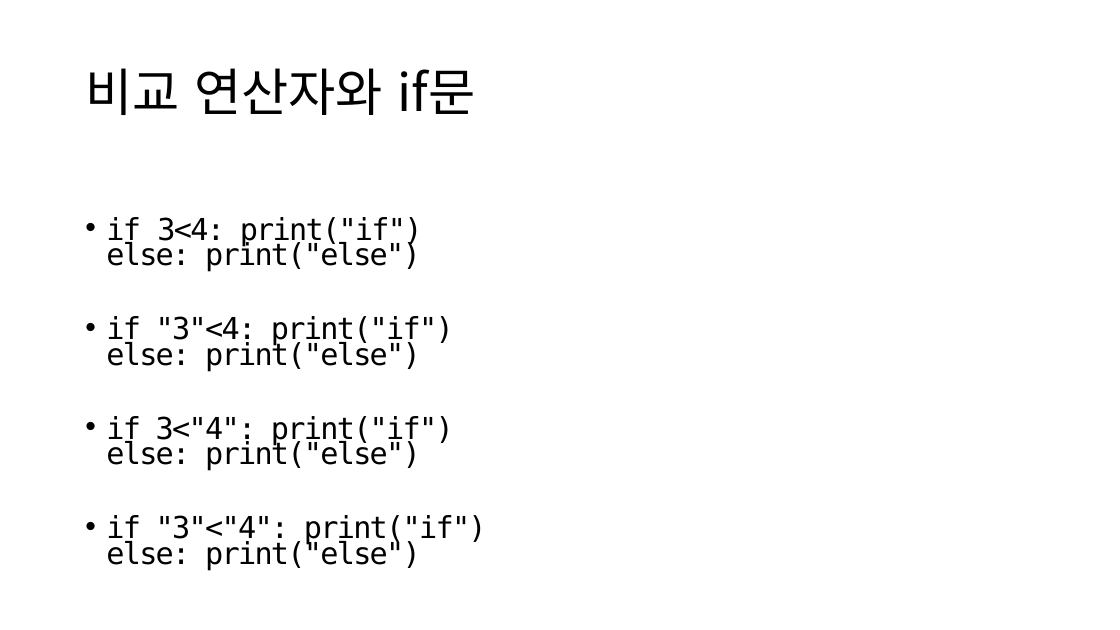
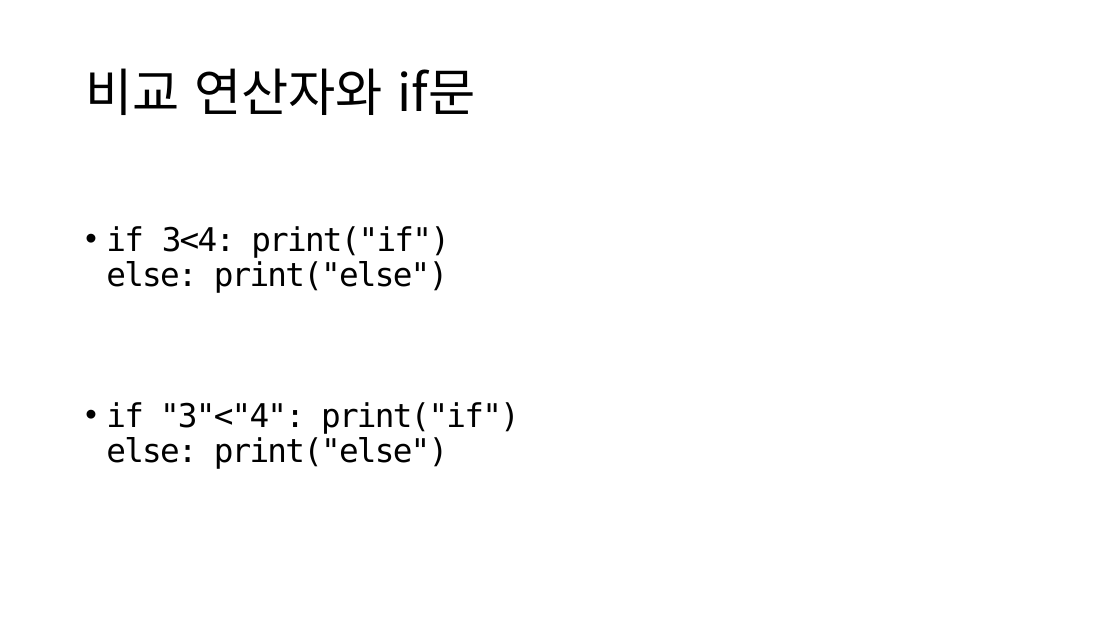
Before and after one commit to ksublee/SPuP, a slide deck: slide 9 of ppt/Python_3_조건문.pptx. Drawn at 1120x630 pixels with LibreOffice and Linux fonts; fonts in the diff are those of the drawing. Boxes give left, top, right and bottom in pixels: in the first picture for what was removed or moved away, otherwise in the second. Text is boxed around its words. In the diff, an @@ line names an element or a change of style, - is before the commit and + after.

```diff
--- a/ppt/Python_3_조건문.pptx
+++ b/ppt/Python_3_조건문.pptx
@@ text "if 3<4: print("if") else: print("else")" at [106, 226, 520, 469]: size 25.9 to 28 pt; line spacing 0.7 to 0.9 @@
@@ text at [106, 316, 454, 471]: paragraphs removed @@
-• if "3"<4: print("if")
-  else: print("else")
-• if 3<"4": print("if")
-  else: print("else")
```
Also in this commit, not shown: 1 other slide changed, 9 other files.
